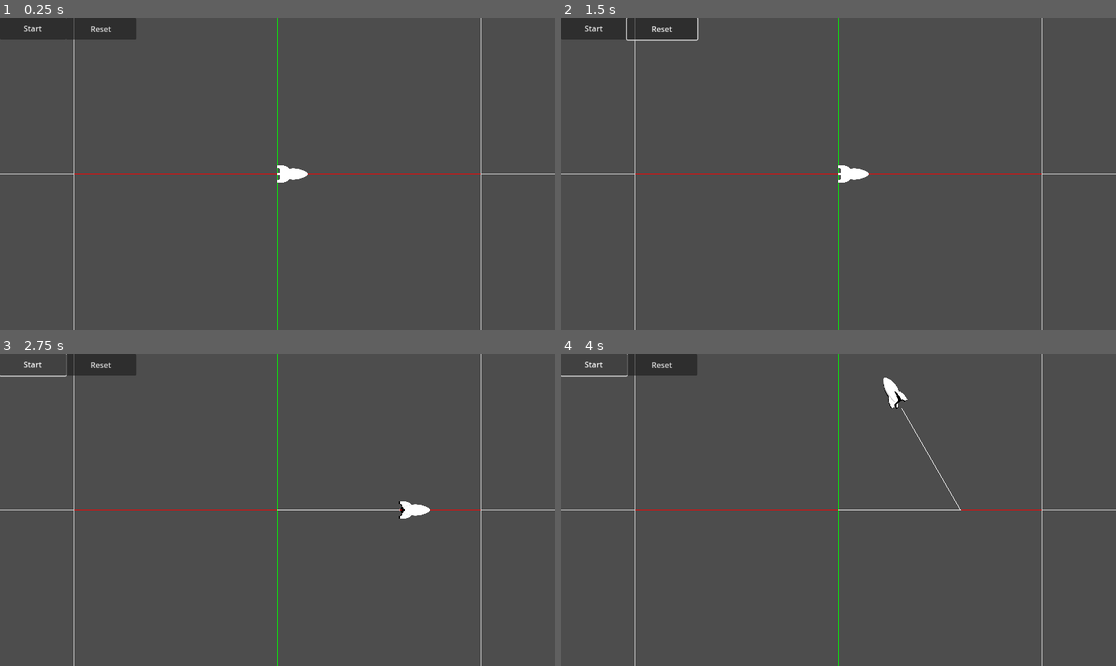
Above: before the commit, frames 1-4 (two rows, left to right).
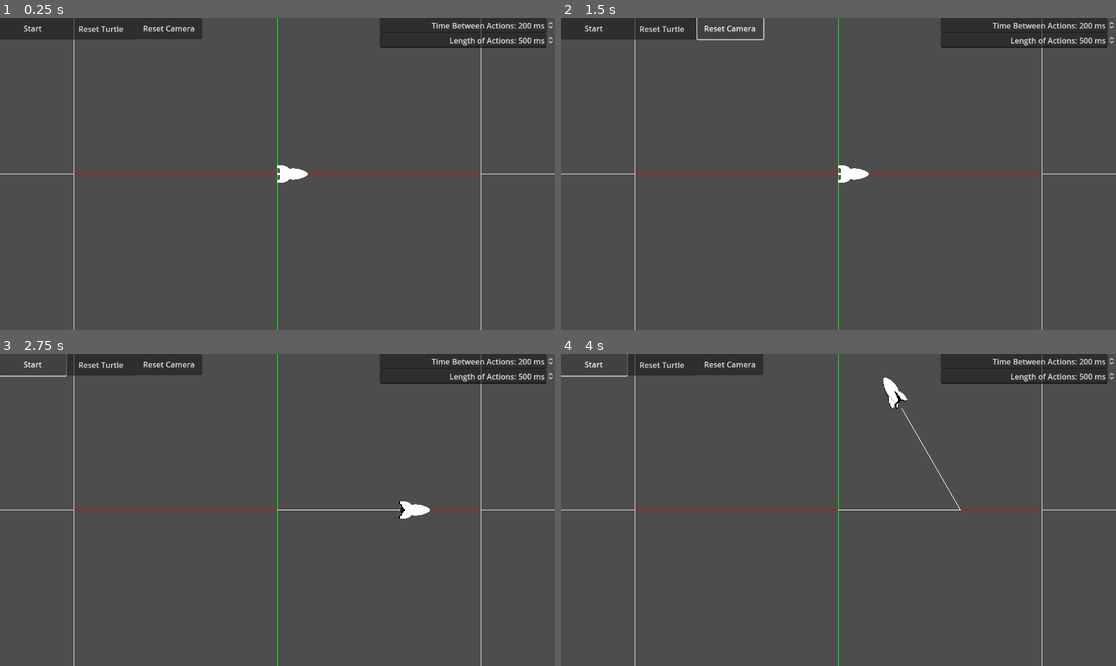
Above: after the commit, the same moments.

Repository: mrSun421/turtle
Game: Godot game, scene res://main.tscn
Two runs of this game, one before a commit and one after it. Both use one fixed random seed, a clock stepped at 60 frames per second and the inputs below.
Inputs (mouse positions are in pixels of both pictures, inside the frame that each line leads up to):
- Up to frame 1 (0.25 s): no input
- Up to frame 2 (1.5 s): click "Reset" (after the commit: "Reset Turtle") at 0.5 s; click (733, 27) at 1.25 s, where only the run after the commit has a clickable "Reset Camera"
- Up to frame 3 (2.75 s): click "Start" at 2 s
- Up to frame 4 (4 s): click "Start" at 2.75 s; click "Start" at 3.5 s

The runs differ from the first frame. In frame 1, 3.6% of the frame differs, in the area x 14-100%, y 0-10%; in frame 2, 3.1%; in frame 3, 3.6%; in frame 4, 3.6%.

Commit message:
added functionality to modify timing

Diff:
--- /dev/null
+++ b/SpinboxFunctionality.gd
@@ -0,0 +1,9 @@
+extends SpinBox
+
+@onready var le: LineEdit = self.get_line_edit()
+
+func _ready() -> void:
+	le.connect("text_submitted", _on_text_submitted)
+
+func _on_text_submitted(new_text: String) -> void:
+	le.release_focus()
--- a/camera_3d.gd
+++ b/camera_3d.gd
@@ -37,3 +37,7 @@
 			self.rotation_degrees.x -= mouse_translation.y * rotation_sensitivity
 			self.rotation_degrees.y -= mouse_translation.x * rotation_sensitivity
 			self.rotation.x = clamp(self.rotation.x, -PI / 2, PI / 2)
+
+
+func _on_camera_reset_button_pressed() -> void:
+	self.position = Vector3(0, 0, 5)
--- a/main.tscn
+++ b/main.tscn
@@ -1,8 +1,9 @@
-[gd_scene load_steps=8 format=3 uid="uid://87mpup613jlr"]
+[gd_scene load_steps=9 format=3 uid="uid://87mpup613jlr"]
 
 [ext_resource type="Script" path="res://main.gd" id="1_kjfn4"]
 [ext_resource type="PackedScene" uid="uid://bq766ueyhy4f" path="res://turtle.tscn" id="1_ugrew"]
 [ext_resource type="Script" path="res://camera_3d.gd" id="3_mylqk"]
+[ext_resource type="Script" path="res://SpinboxFunctionality.gd" id="4_b8dxp"]
 [ext_resource type="PackedScene" uid="uid://demcplnrktvi2" path="res://vr_player.tscn" id="4_lw0we"]
 
 [sub_resource type="ImmediateMesh" id="ImmediateMesh_vg32b"]
@@ -55,7 +56,43 @@
 offset_left = 137.0
 offset_right = 283.0
 offset_bottom = 45.0
-text = "Reset"
+text = "Reset Turtle"
+
+[node name="CameraResetButton" type="Button" parent="CanvasLayer/Control"]
+layout_mode = 0
+offset_left = 283.0
+offset_top = -1.0
+offset_right = 420.0
+offset_bottom = 44.0
+text = "Reset Camera"
+
+[node name="WaitTimeInput" type="SpinBox" parent="CanvasLayer/Control"]
+layout_mode = 0
+offset_left = 788.0
+offset_top = 31.0
+offset_right = 1151.0
+offset_bottom = 62.0
+max_value = 1000.0
+value = 500.0
+alignment = 2
+prefix = "Length of Actions:"
+suffix = "ms"
+select_all_on_focus = true
+script = ExtResource("4_b8dxp")
+
+[node name="TweenTimeInput" type="SpinBox" parent="CanvasLayer/Control"]
+layout_mode = 0
+offset_left = 788.0
+offset_right = 1151.0
+offset_bottom = 31.0
+max_value = 1000.0
+value = 200.0
+alignment = 2
+update_on_text_changed = true
+prefix = "Time Between Actions:"
+suffix = "ms"
+select_all_on_focus = true
+script = ExtResource("4_b8dxp")
 
 [node name="GridMeshInstance" type="MeshInstance3D" parent="."]
 cast_shadow = 0
@@ -75,3 +112,6 @@
 [connection signal="pressed" from="CanvasLayer/Control/StartButton" to="Turtle" method="_on_start_button_pressed"]
 [connection signal="pressed" from="CanvasLayer/Control/ResetButton" to="." method="_on_reset_button_pressed"]
 [connection signal="pressed" from="CanvasLayer/Control/ResetButton" to="Turtle" method="_on_reset_button_pressed"]
+[connection signal="pressed" from="CanvasLayer/Control/CameraResetButton" to="Camera3D" method="_on_camera_reset_button_pressed"]
+[connection signal="value_changed" from="CanvasLayer/Control/WaitTimeInput" to="Turtle" method="_on_wait_time_input_value_changed"]
+[connection signal="value_changed" from="CanvasLayer/Control/TweenTimeInput" to="Turtle" method="_on_tween_time_input_value_changed"]
--- a/turtle.gd
+++ b/turtle.gd
@@ -5,8 +5,8 @@
 signal finished_move(pos1: Vector3, pos2: Vector3)
 signal finished_resetting
 
-const TWEEN_TIME = 0.5
-const WAIT_TIME = 0.2
+var tween_time = 0.5
+var wait_time = 0.2
 
 
 var turtle_actions = []
@@ -21,7 +21,7 @@
 	var current_position = self.position
 	var future_position = current_position + distance * self.basis.x
 
-	pos_tween.tween_property(self, "position", future_position, TWEEN_TIME)
+	pos_tween.tween_property(self, "position", future_position, tween_time)
 	return pos_tween
 
 
@@ -31,7 +31,7 @@
 	var angle_in_rad = deg_to_rad(angle)
 	var quaternion_rotation = Quaternion(normal, angle_in_rad)
 	var rotation_tween = create_tween().set_trans(Tween.TRANS_LINEAR)
-	rotation_tween.tween_property(self, "quaternion", self.quaternion * quaternion_rotation, TWEEN_TIME)
+	rotation_tween.tween_property(self, "quaternion", self.quaternion * quaternion_rotation, tween_time)
 	return rotation_tween
 
 func execute_roll(angle: float) -> Tween:
@@ -40,7 +40,7 @@
 	var angle_in_rad = deg_to_rad(angle)
 	var quaternion_rotation = Quaternion(heading, angle_in_rad)
 	var rotation_tween = create_tween().set_trans(Tween.TRANS_LINEAR)
-	rotation_tween.tween_property(self, "quaternion", self.quaternion * quaternion_rotation, TWEEN_TIME)
+	rotation_tween.tween_property(self, "quaternion", self.quaternion * quaternion_rotation, tween_time)
 	return rotation_tween
 
 func execute_dive(angle: float) -> Tween:
@@ -50,7 +50,7 @@
 	var angle_in_rad = deg_to_rad(angle)
 	var quaternion_rotation = Quaternion(left, angle_in_rad)
 	var rotation_tween = create_tween().set_trans(Tween.TRANS_LINEAR)
-	rotation_tween.tween_property(self, "quaternion", self.quaternion * quaternion_rotation, TWEEN_TIME)
+	rotation_tween.tween_property(self, "quaternion", self.quaternion * quaternion_rotation, tween_time)
 	return rotation_tween
 
 func execute_turtle_actions():
@@ -65,7 +65,7 @@
 			is_moving = false
 			finished_move.emit(current_position, self.position)
 
-		await get_tree().create_timer(WAIT_TIME).timeout
+		await get_tree().create_timer(wait_time).timeout
 
 
 func _execute_turtle_action(action, current_position) -> Tween:
@@ -115,6 +115,14 @@
 	self.basis = Basis.IDENTITY
 
 
+func _on_wait_time_input_value_changed(value: float) -> void:
+	wait_time = value / 1000
+
+
+func _on_tween_time_input_value_changed(value: float) -> void:
+	tween_time = value / 1000
+
+
 class MoveAction:
 	var distance: float
 	func _init(set_distance: float = 0.0) -> void:
